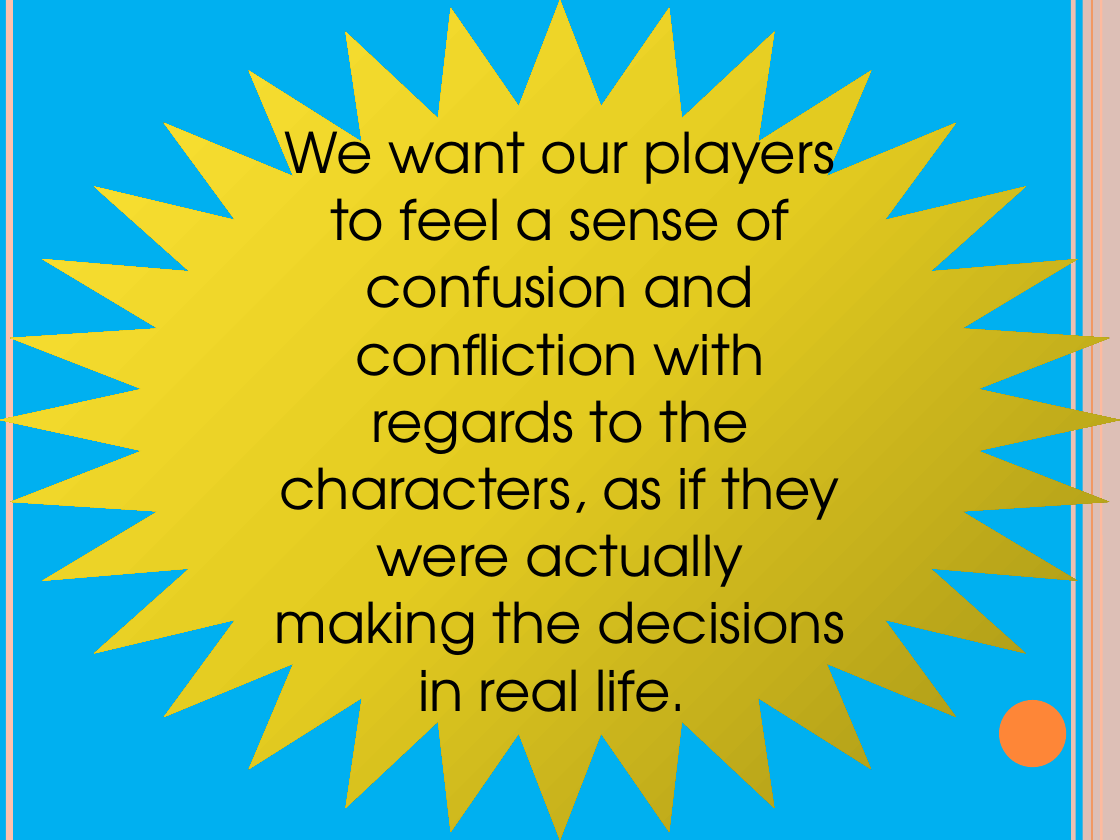
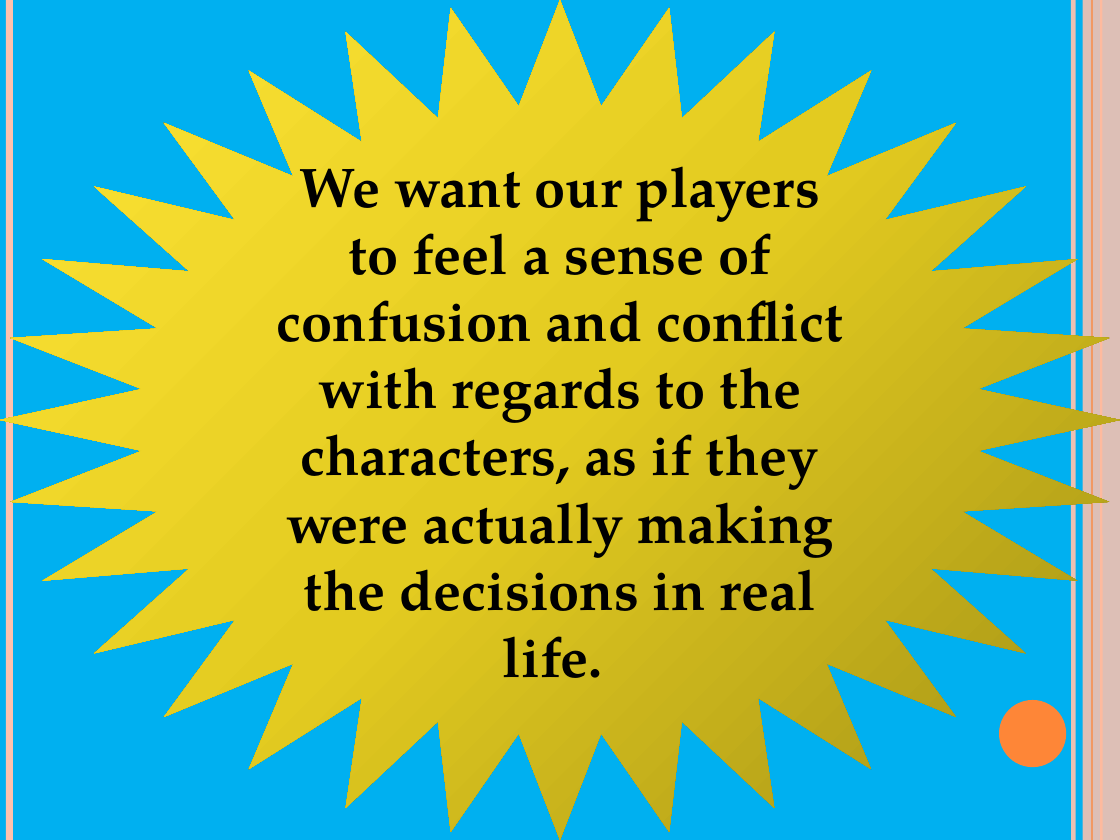
Before and after one commit to Jeemie/Ayee, a slide deck: slide 3 of WPIn Love, Final Presentation.pptx. Drawn at 1120x840 pixels with LibreOffice and Linux fonts; fonts in the diff are those of the drawing. Boxes give left, top, right and bottom in pixels: in the first picture for what was removed or moved away, otherwise in the second. Text is boxed around its words. In the diff, an @@ line names an element or a change of style, - is before the commit and + after.

Commit message:
Fixed spelling errors; used less obscure/more compatible font

```diff
--- a/WPIn Love, Final Presentation.pptx
+++ b/WPIn Love, Final Presentation.pptx
@@ text in star at bbox=[277, 166, 843, 678]: text changed; font TeX Gyre Adventor to TeX Gyre Pagella; bold on @@
-We want our players to feel a sense of confusion and confliction with regards to the characters, as if they were actually making the decisions in real life.
+We want our players to feel a sense of confusion and conflict with regards to the characters, as if they were actually making the decisions in real life.
```
Also in this commit, not shown: 4 other slides changed.
